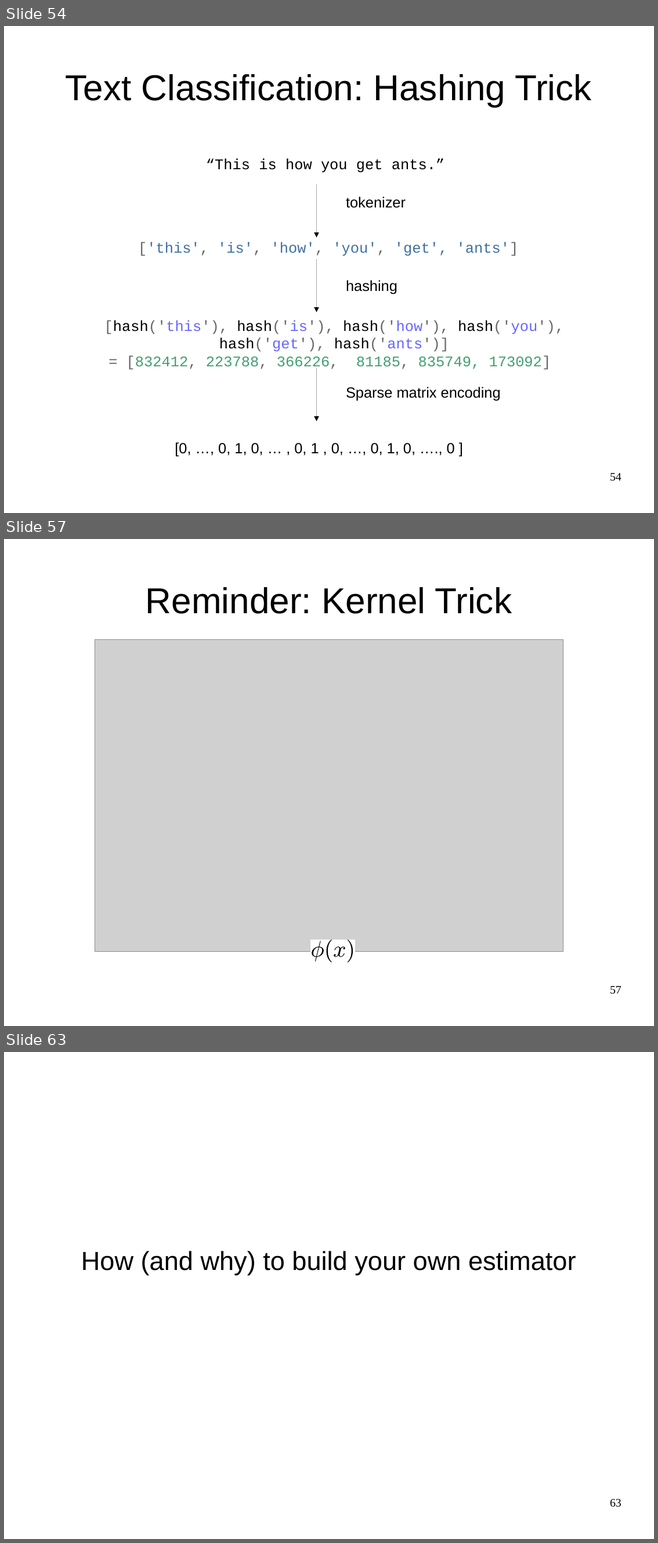
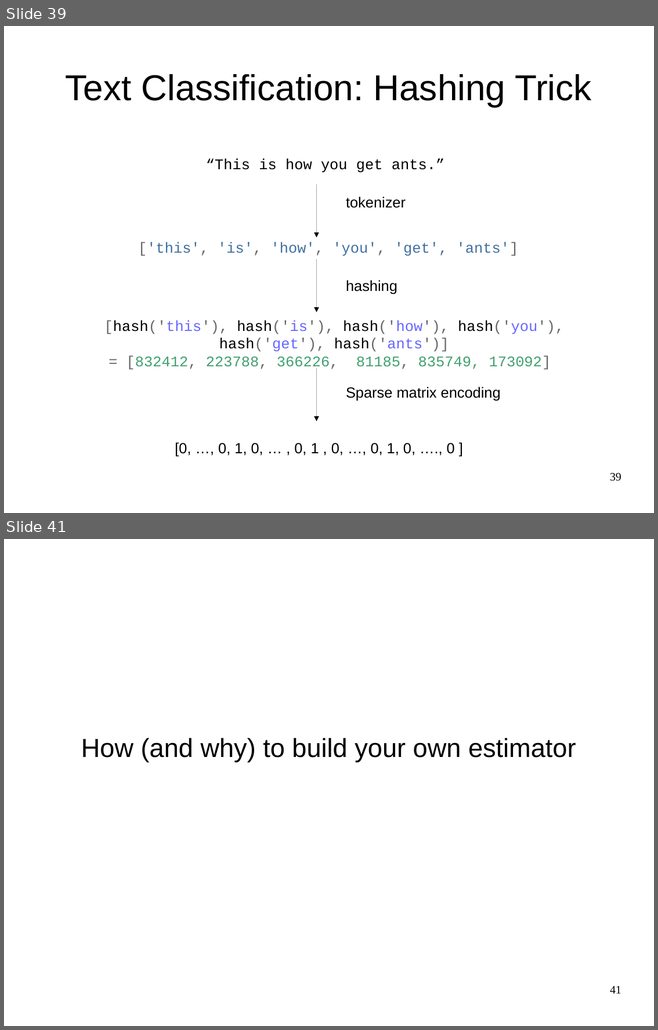
Before and after one commit to amueller/advanced-sklearn-boston-nlp-2016, a slide deck: advanced-sklearn-boston-nlp-2016.odp. Shown one above the other, each under a label of ours: slides 54, 57 and 63 before the commit, slides 39 and 41 after it; the slides between them are not shown. The pictures are 658x1543 and 658x1030 pixels, drawn with LibreOffice and Linux fonts; fonts in the diff are those of the drawing; grey boxes stand for pictures. Boxes give left, top, right and bottom in pixels: in the first picture for what was removed or moved away, otherwise in the second. Text is boxed around its words. In the diff, an @@ line names an element or a change of style, - is before the commit and + after.

```diff
--- a/advanced-sklearn-boston-nlp-2016.odp
+++ b/advanced-sklearn-boston-nlp-2016.odp
@@ slide 57 removed at <box>4,539,654,1026</box>, background #FFFFFF @@
@@ title removed at <box>146,587,511,614</box> @@
-Reminder: Kernel Trick
@@ picture removed at <box>95,640,563,951</box> @@
@@ group removed at <box>310,940,355,963</box>: 5 freeform shapes @@
@@ page number removed at <box>610,986,621,994</box> @@
-57
@@ what was slide 54 is now slide 39 @@
@@ page number at <box>610,473,621,481</box>: text changed @@
-54
+39
@@ what was slide 63 is now slide 41 @@
@@ page number at <box>610,986,621,994</box>: text changed @@
-63
+41
```
Also in this commit, not shown: 4 slides changed, 1 slide added, 24 other slides removed, 2 other files.
